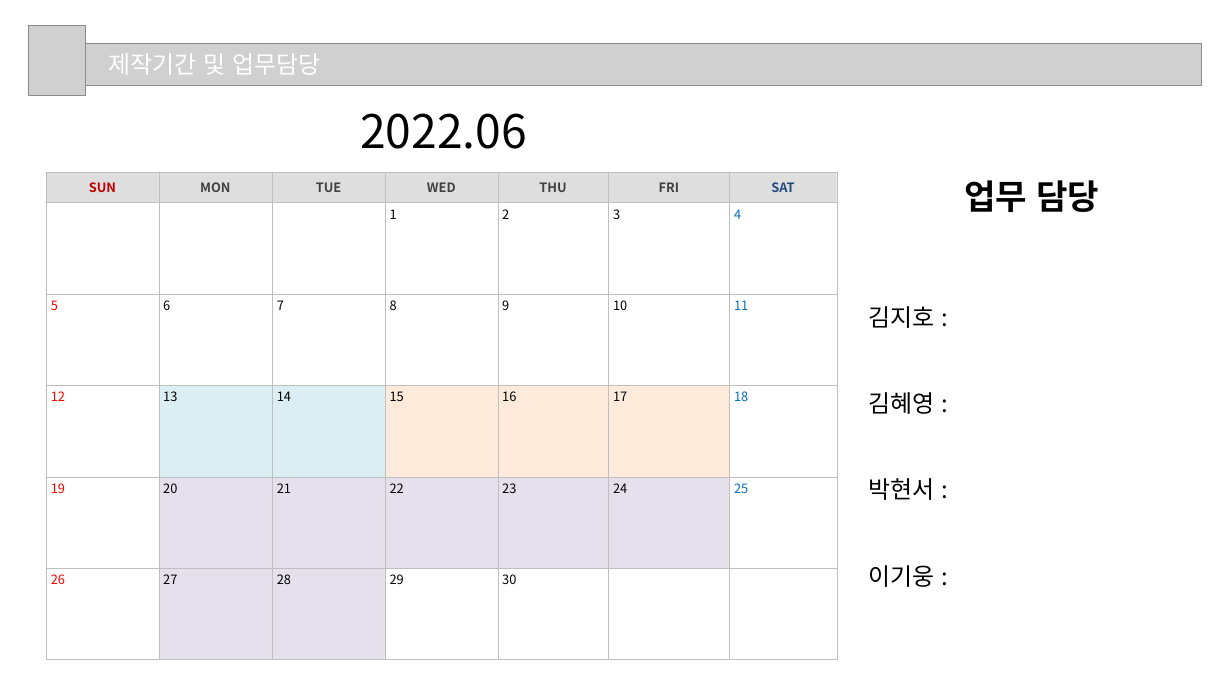
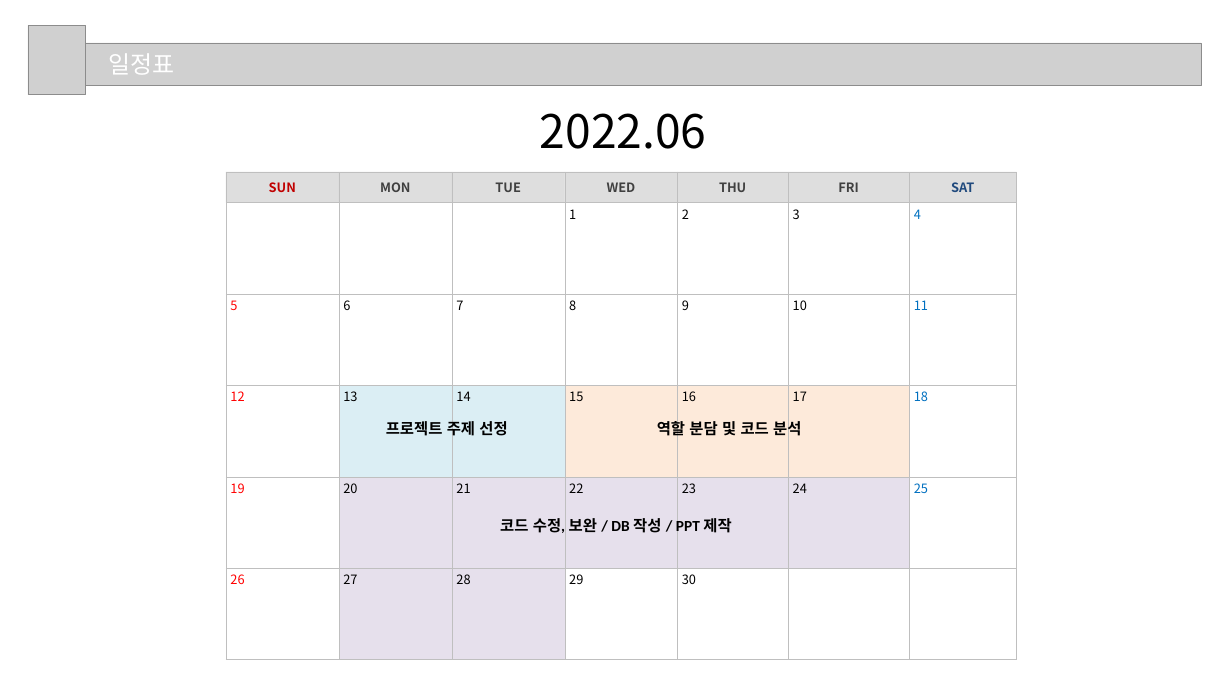
Before and after one commit to bhs0906/JavaFX_Oracle_Project, a slide deck: slide 4 of 3조_프로젝트2.pptx. Drawn at 1232x693 pixels with LibreOffice and Linux fonts; fonts in the diff are those of the drawing; grey boxes stand for pictures. Boxes give left, top, right and bottom in pixels: in the first picture for what was removed or moved away, otherwise in the second. Text is boxed around its words. In the diff, an @@ line names an element or a change of style, - is before the commit and + after.

Commit message:
0622 수정본

```diff
--- a/3조_프로젝트2.pptx
+++ b/3조_프로젝트2.pptx
@@ text at [109,54,175,74]: text changed @@
-제작기간 및 업무담당
+일정표
@@ text "2022.06": place and size @@
-text "2022.06" at [360,113,527,149]
+text "2022.06" at [540,113,707,149]
@@ table: place and size @@
-table at [46,172,837,660]
+table at [226,172,1017,660]
@@ text removed at [868,180,1100,587] @@
-업무 담당
-김지호 :
-김혜영 :
-박현서 :
-이기웅 :
@@ text added at [386,419,507,439], 18 pt, text #000000, bold @@
+프로젝트 주제 선정
@@ text added at [657,419,801,439], 18 pt, text #000000, bold @@
+역할 분담 및 코드 분석
@@ text added at [500,518,731,536], 18 pt, text #000000, bold @@
+코드 수정, 보완 / DB 작성 / PPT 제작
```
Also in this commit, not shown: 4 other slides changed, 6 slides added.
